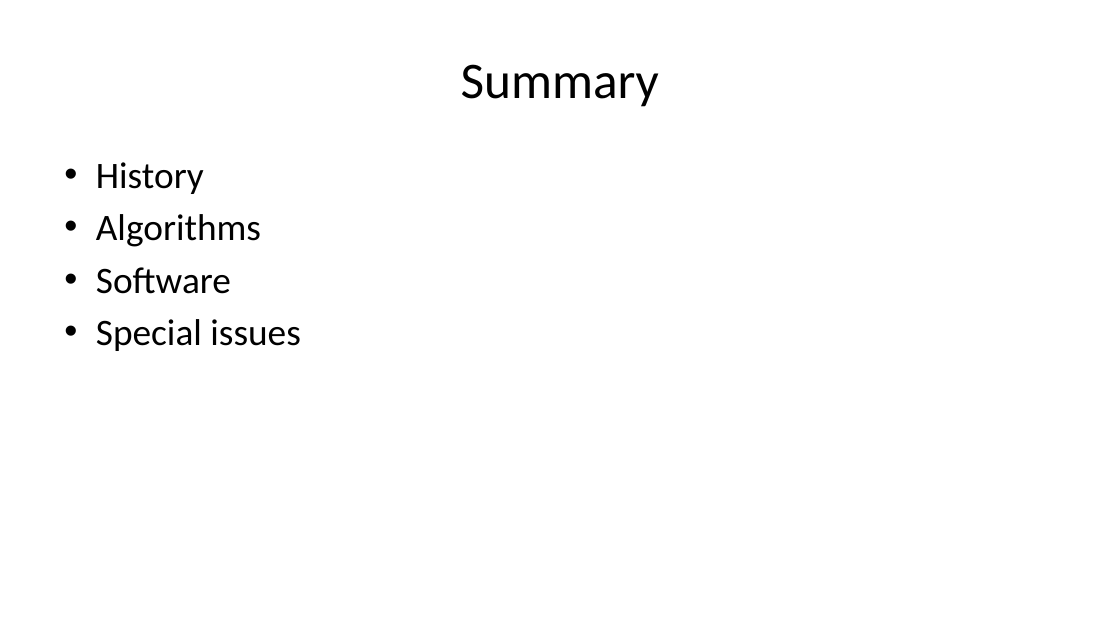
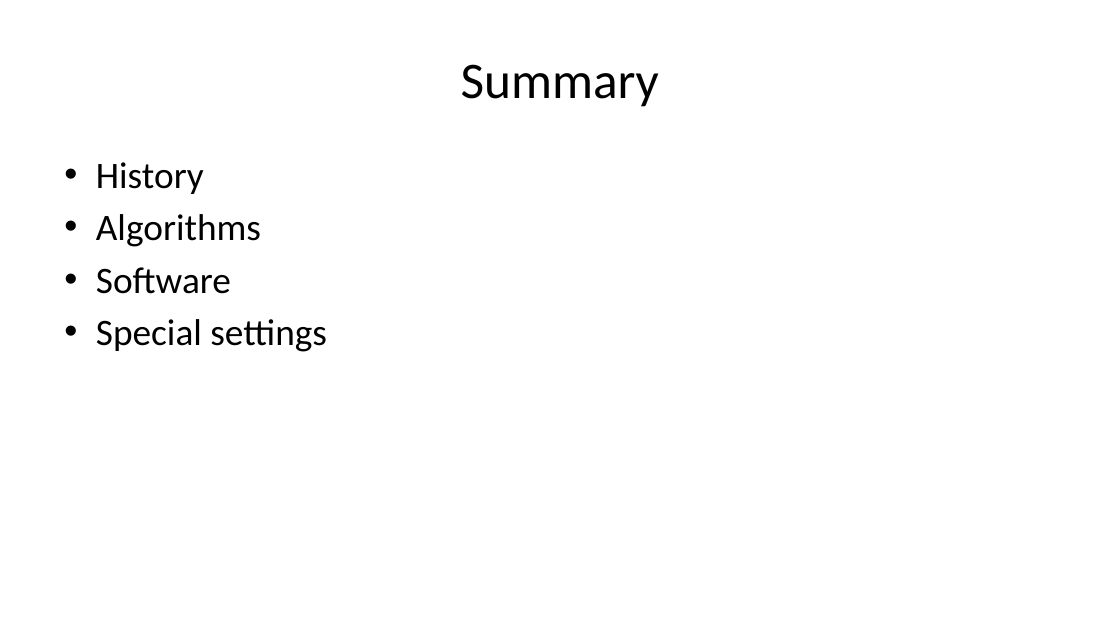
Before and after one commit to pmean/papers-and-presentations, a slide deck: slide 71 of bootstrap/src/bootstrap-slides.pptx (slide 70 before the commit). Drawn at 1120x630 pixels with LibreOffice and Linux fonts; fonts in the diff are those of the drawing. Boxes give left, top, right and bottom in pixels: in the first picture for what was removed or moved away, otherwise in the second. Text is boxed around its words. In the diff, an @@ line names an element or a change of style, - is before the commit and + after.

```diff
--- a/bootstrap/src/bootstrap-slides.pptx
+++ b/bootstrap/src/bootstrap-slides.pptx
@@ text at (x1=96, y1=319, x2=327, y2=352): text changed @@
-• Special issues
+• Special settings
```
Also in this commit, not shown: 27 other slides changed, 2 slides added, 1 other file.
